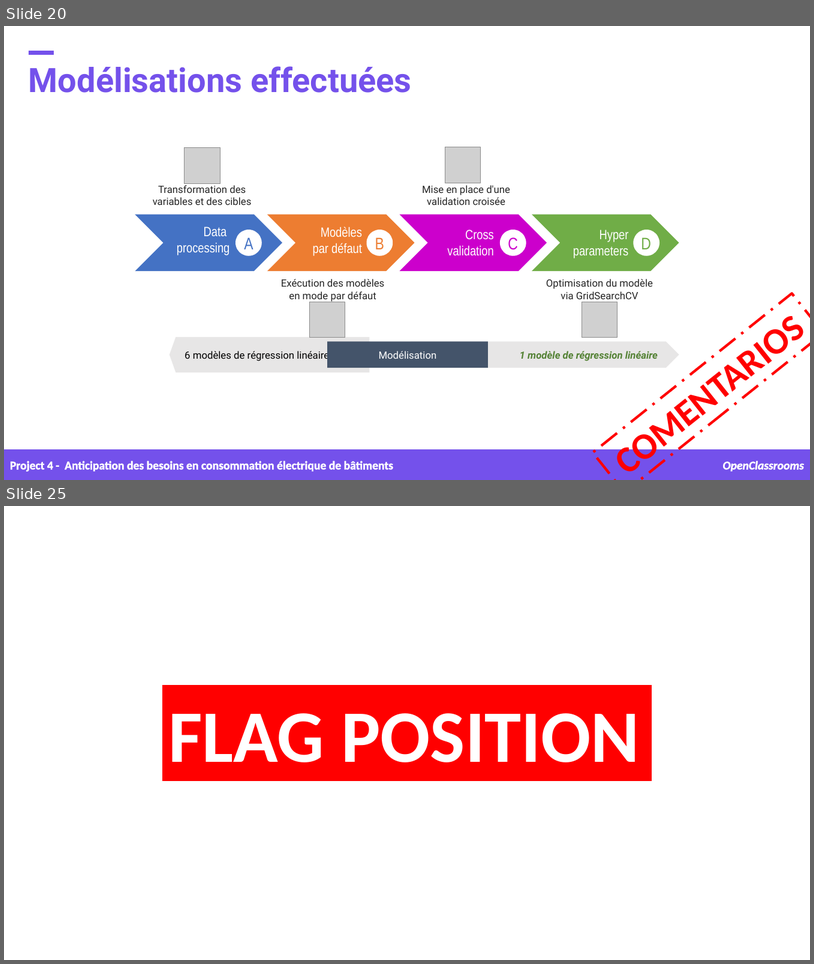
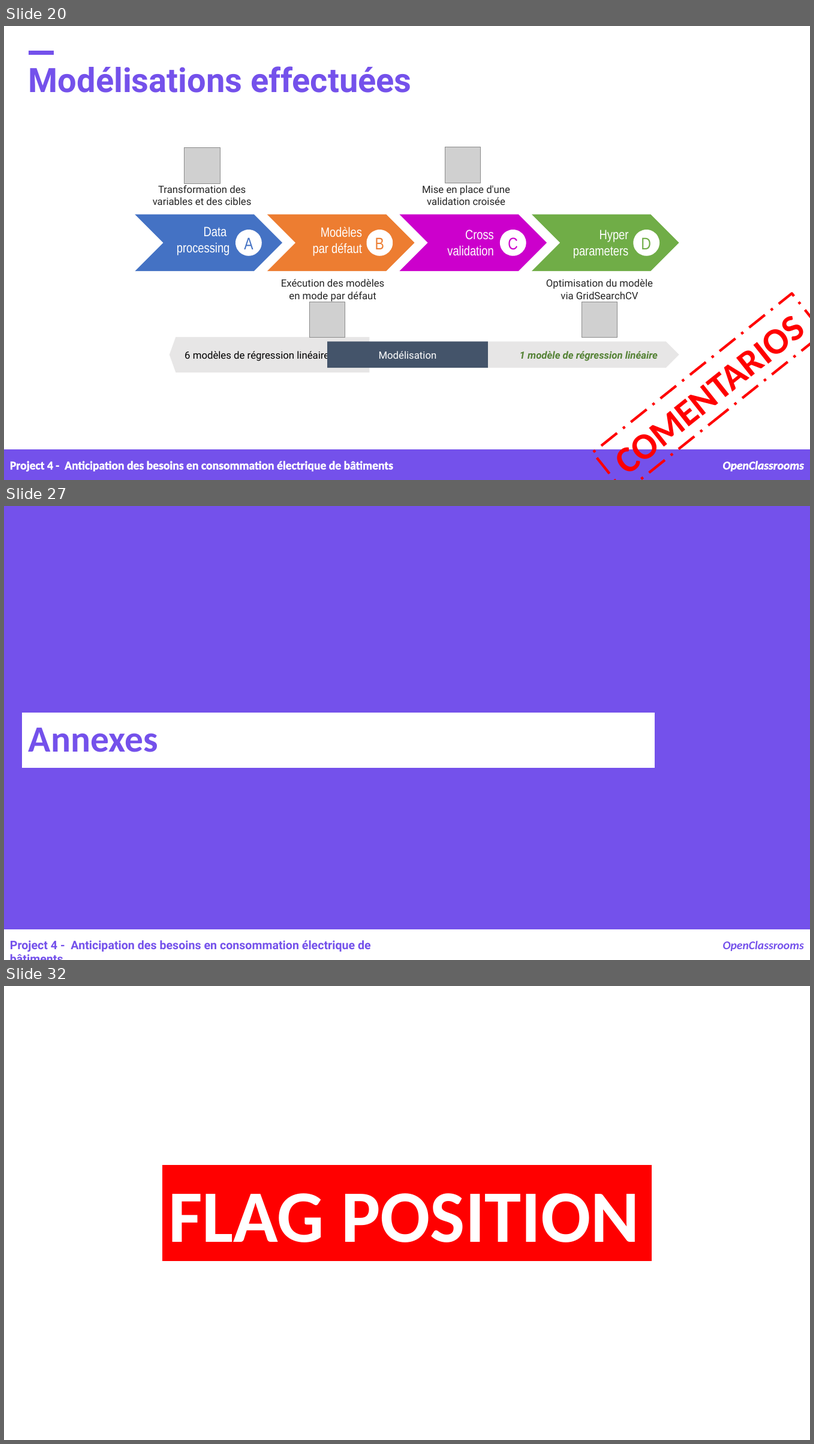
Before and after one commit to samirhinojosa/OC-P4-consumption-needs-of-buildings, a slide deck: supports/P4_presentation v1.pptx. Shown one above the other, each under a label of ours: slides 20 and 25 before the commit, slides 20, 27 and 32 after it; the slides between them are not shown. The pictures are 814x964 and 814x1444 pixels, drawn with LibreOffice and Linux fonts; fonts in the diff are those of the drawing; grey boxes stand for pictures; background and template pictures are left out. Boxes give left, top, right and bottom in pixels: in the first picture for what was removed or moved away, otherwise in the second. Text is boxed around its words. In the diff, an @@ line names an element or a change of style, - is before the commit and + after.

```diff
--- a/supports/P4_presentation v1.pptx
+++ b/supports/P4_presentation v1.pptx
@@ slide 27 added at [4, 506, 810, 960], background #7451EB @@
@@ rectangle added at [23, 713, 655, 768], fill #FFFFFF, outline #FFFFFF 0.75 pt, 44 pt, text #7451EB, bold @@
+Annexes
@@ rectangle added at [4, 930, 810, 960], fill #FFFFFF, outline #FFFFFF 1 pt @@
@@ text added at [10, 940, 371, 951], 14 pt, text #7451EB, bold @@
+Project 4 - Anticipation des besoins en consommation électrique de bâtiments
@@ text added at [723, 940, 804, 951], 14 pt, text #7451EB, bold, italic @@
+OpenClassrooms
@@ what was slide 25 is now slide 32 @@
```
Also in this commit, not shown: 4 slides changed, 6 other slides added, 31 other files.
